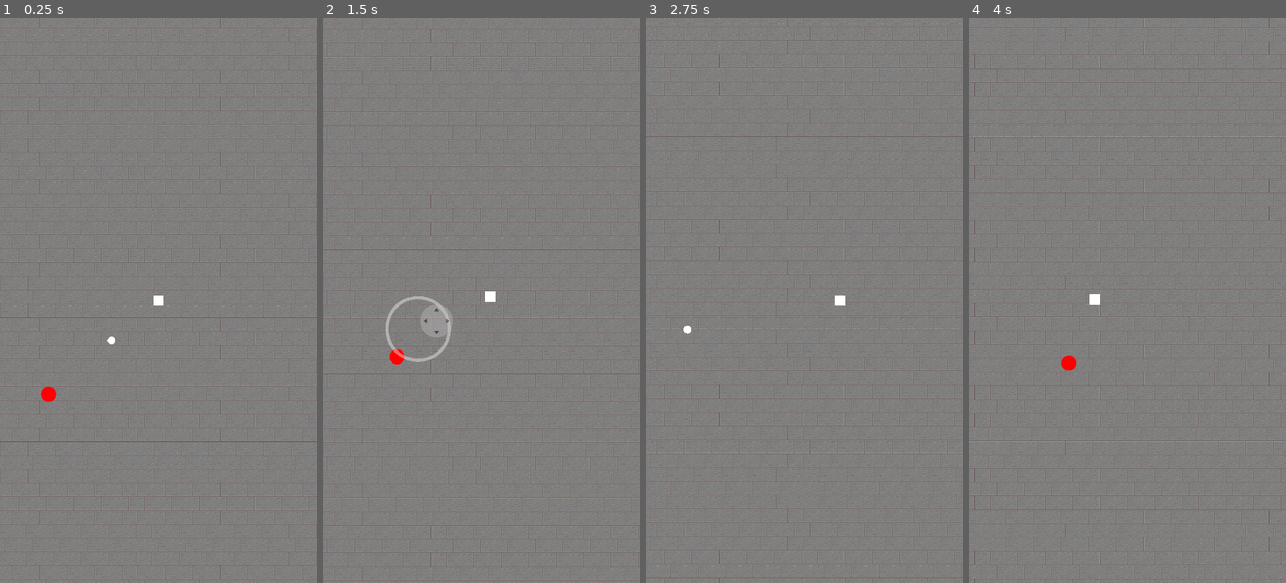
Above: before the commit, frames 1-4 (left to right).
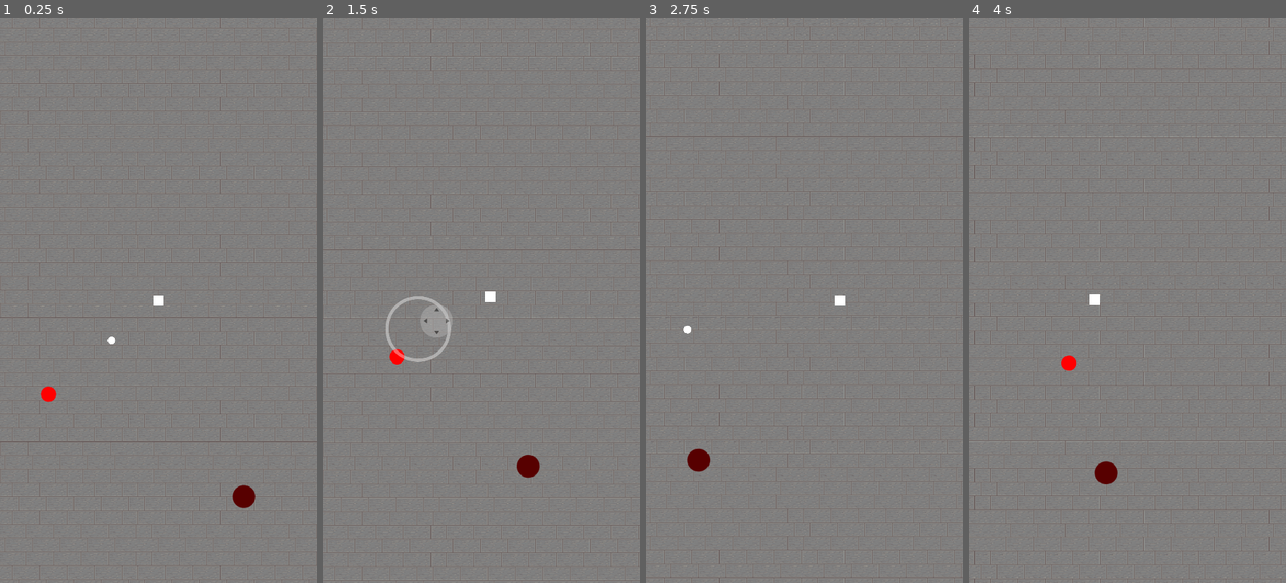
Above: after the commit, the same moments.

Repository: lucaswehmuth/zenrush
Game: Godot game, scene res://scenes/world.tscn
Same seed, same stepped clock (60 frames per second), same inputs: the game is played once before the commit and once after it.
Inputs (mouse positions are in pixels of both pictures, inside the frame that each line leads up to):
- Up to frame 1 (0.25 s): no input
- Up to frame 2 (1.5 s): move the mouse to (551, 272) at 0.52 s; hold D (move_right) 0.53-1.25 s; click (551, 272) at 0.67 s; drag from (418, 328) to (481, 300) at 1.27 s
- Up to frame 3 (2.75 s): move the mouse to (836, 176) at 2.02 s; hold D (move_right) from 2.03 s (still down)
- Up to frame 4 (4 s): release D (move_right) at 2.75 s; drag from (1111, 413) to (1007, 328) at 2.77 s; move the mouse to (1222, 385) at 3.52 s; hold A (move_left) from 3.53 s (still down)

The runs differ from the first frame. In frame 1, 0.2% of the frame differs, in the area x 73-81%, y 82-87%; in frame 2, 0.2%; in frame 3, 0.2%; in frame 4, 0.2%, in the area x 39-47%, y 78-83%.

Commit message:
Added tank enemy variation

Diff:
--- /dev/null
+++ b/scenes/enemies/tank_enemy.gd
@@ -0,0 +1,9 @@
+class_name TankEnemy
+extends BaseEnemy
+
+func _ready() -> void:
+	max_health = 200.0
+	move_speed = 40.0
+	damage = 20.0
+	shard_value = 3
+	super()
--- /dev/null
+++ b/scenes/enemies/tank_enemy.tscn
@@ -0,0 +1,11 @@
+[gd_scene format=3 uid="uid://b2r4nrp2akbcj"]
+
+[ext_resource type="PackedScene" uid="uid://cuh1sjvtpu4y3" path="res://scenes/enemies/base_enemy.tscn" id="1_4q0m4"]
+[ext_resource type="Script" uid="uid://cwme7bnbwx8dn" path="res://scenes/enemies/tank_enemy.gd" id="2_egecj"]
+
+[node name="TankEnemy" unique_id=1388353835 instance=ExtResource("1_4q0m4")]
+scale = Vector2(0.3, 0.3)
+script = ExtResource("2_egecj")
+
+[node name="Sprite2D" parent="." index="0" unique_id=957711389]
+modulate = Color(0.34101894, 7.069204e-07, 1.2032687e-07, 1)
--- a/scenes/world.tscn
+++ b/scenes/world.tscn
@@ -4,6 +4,7 @@
 [ext_resource type="PackedScene" uid="uid://mdel8ixxul36" path="res://scenes/player.tscn" id="2_rwgxs"]
 [ext_resource type="PackedScene" uid="uid://daxcmrm16wjij" path="res://scenes/touch_controls.tscn" id="3_4wyf3"]
 [ext_resource type="PackedScene" uid="uid://cuh1sjvtpu4y3" path="res://scenes/enemies/base_enemy.tscn" id="4_k0juu"]
+[ext_resource type="PackedScene" uid="uid://b2r4nrp2akbcj" path="res://scenes/enemies/tank_enemy.tscn" id="5_71j4m"]
 
 [node name="World" type="Node2D" unique_id=2109249253]
 
@@ -28,3 +29,6 @@
 offset_bottom = 40.0
 
 [node name="TouchControls" parent="Control" unique_id=1929942516 instance=ExtResource("3_4wyf3")]
+
+[node name="TankEnemy" parent="." unique_id=397969189 instance=ExtResource("5_71j4m")]
+position = Vector2(373, 732)
Not shown, added: scenes/enemies/tank_enemy.gd.uid
